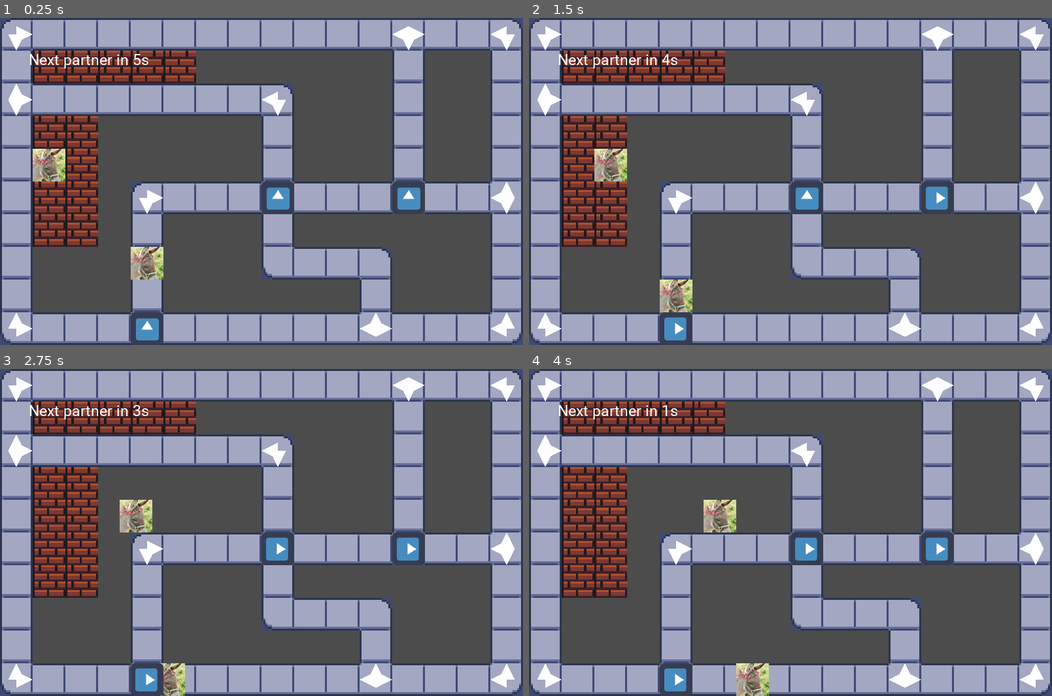
Above: before the commit, frames 1-4 (two rows, left to right).
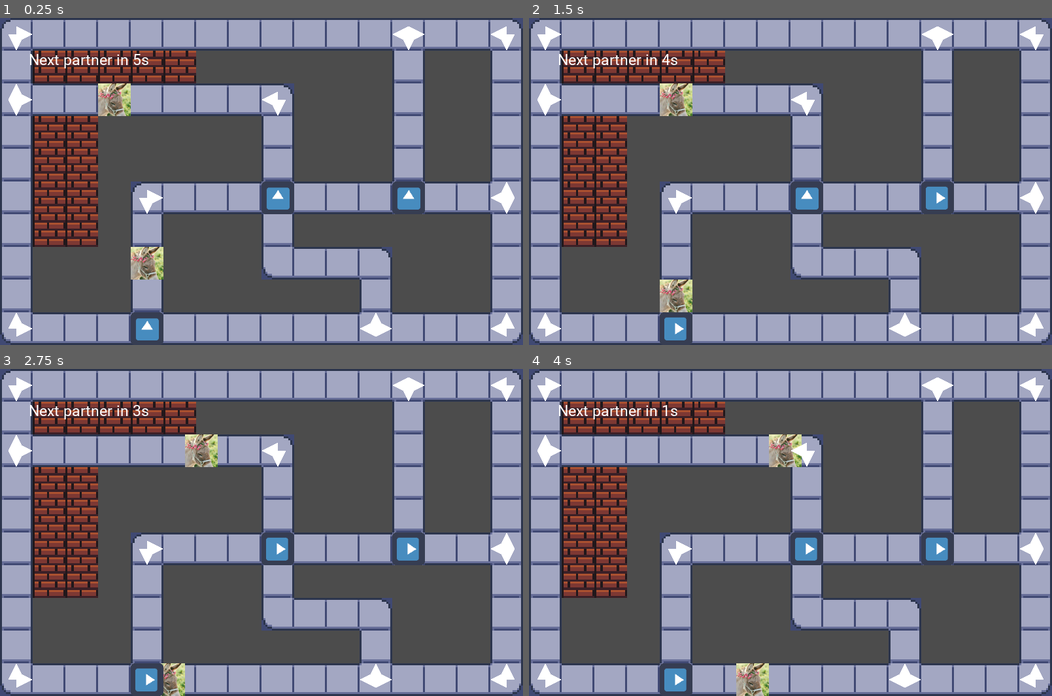
Above: after the commit, the same moments.

Repository: allemansratten/sos
Game: Godot game, scene res://scenes/Game.tscn
Two runs of this game, one before a commit and one after it. Both use one fixed random seed, a clock stepped at 60 frames per second and the inputs below. The engine's default icon, where the game draws it, is replaced by a stand-in: a white triangle on a blue panel in a dark square.
Inputs (mouse positions are in pixels of both pictures, inside the frame that each line leads up to):
- Up to frame 1 (0.25 s): no input
- Up to frame 2 (1.5 s): tap Enter at 0.5 s; move the mouse to (675, 328) at 0.52 s; click (675, 328) at 0.67 s; move the mouse to (936, 197) at 1.27 s; click (936, 197) at 1.42 s
- Up to frame 3 (2.75 s): move the mouse to (277, 548) at 2.02 s; click (277, 548) at 2.17 s
- Up to frame 4 (4 s): move the mouse to (764, 597) at 2.77 s; click (764, 597) at 2.92 s; move the mouse to (947, 581) at 3.52 s; click (947, 581) at 3.67 s

The runs differ from the first frame. In frame 1, 1.2% of the frame differs, in the area x 6-25%, y 20-50%; in frame 2, 1.2%; in frame 3, 1.2%; in frame 4, 1.2%.

Commit message:
Cleanup

Diff:
--- a/scripts/partner.gd
+++ b/scripts/partner.gd
@@ -97,8 +97,6 @@
 
 
 func _process_timestep():
-#	position.x += dir_x * speed
-#	position.y += dir_y * speed
 	old_step_x = next_step_x
 	old_step_y = next_step_y
 	next_step_x = next_step_x + dir_x * speed
--- a/scripts/partner_driver.gd
+++ b/scripts/partner_driver.gd
@@ -18,11 +18,11 @@
 	var partner = partner_scene.instance()
 	partner_i += 1
 	if partner_i == 1:
-		partner.init(64*1, 64*4, 1, 0)
+		partner.init(64*3, 64*2, 1, 0)
 	elif partner_i == 2:
 		partner.init(64*4, 64*7, 0, 1)
 	else:
-		partner.init(64*1, 64*(1+randi()%4), 1, 0)
+		partner.init(64*0, 64*(1+randi()%10), 0, 1)
 	add_child(partner)
 
 
